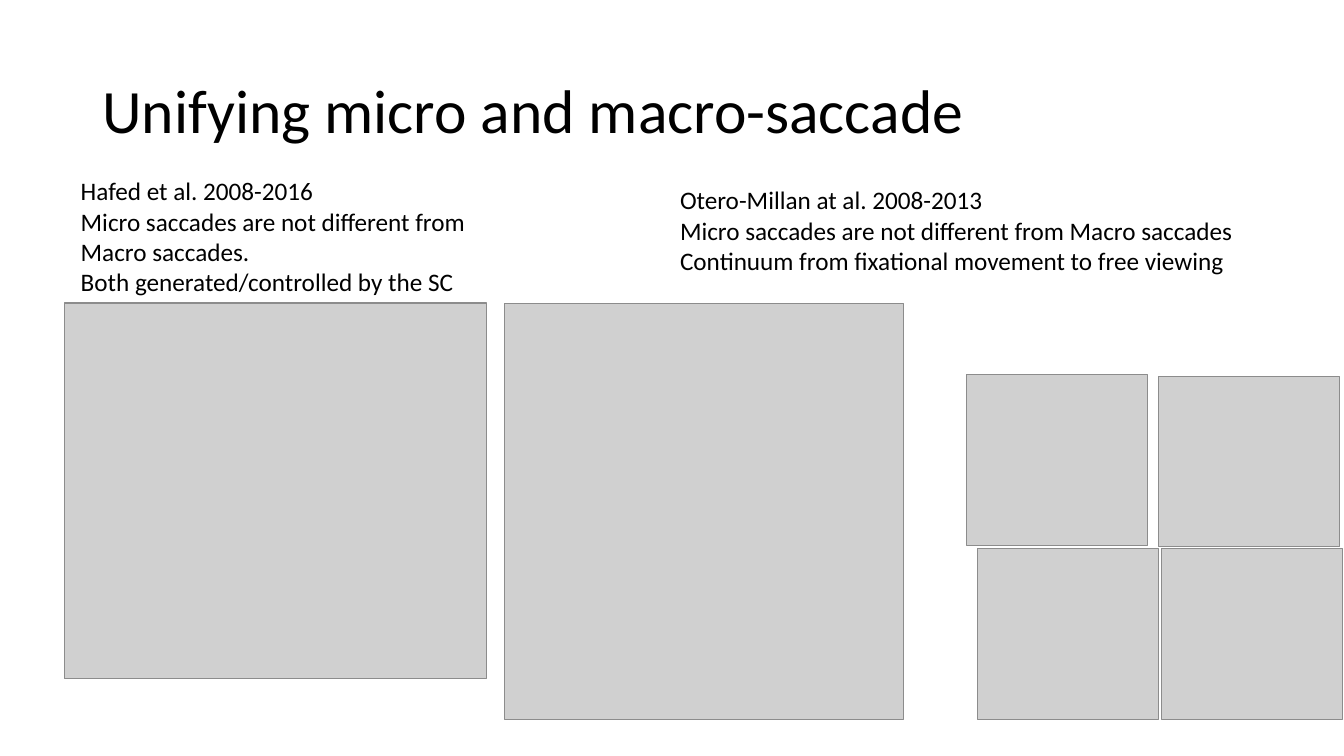
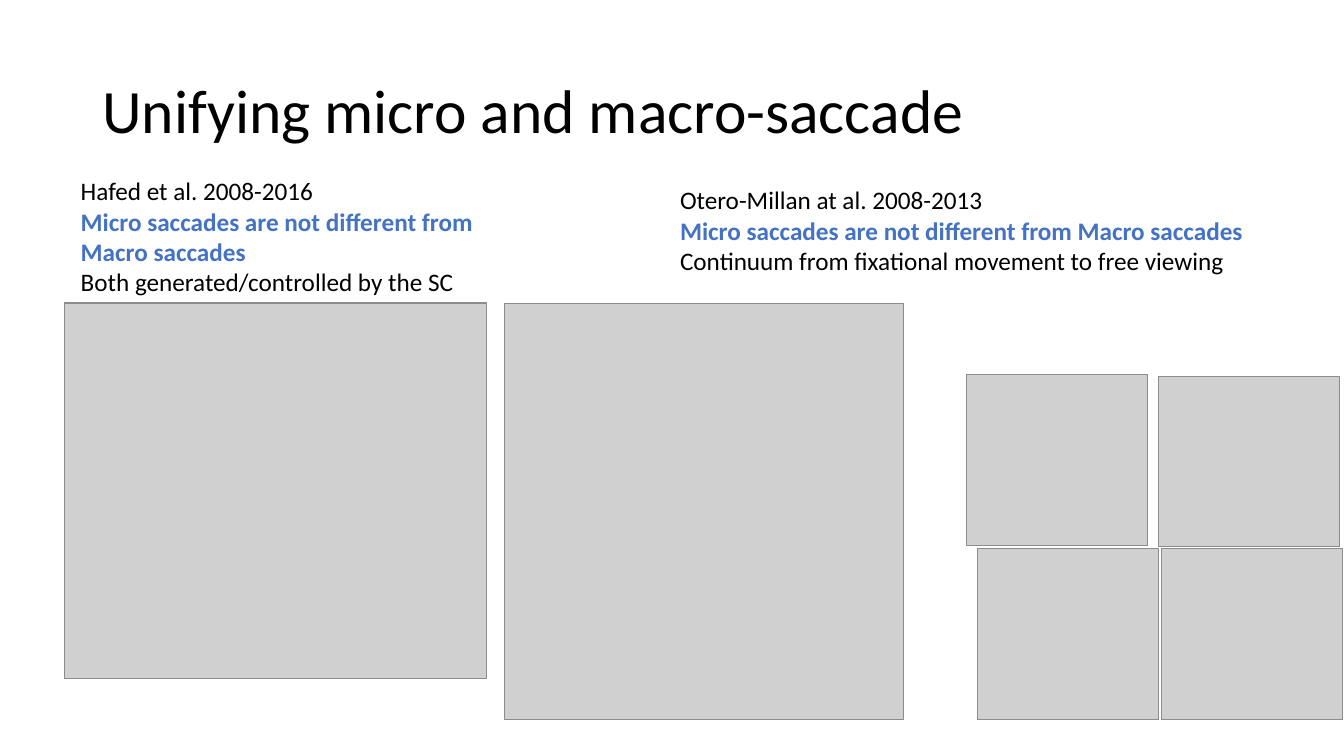
Before and after one commit to Nodragem/Modelling---DINASAUR2.0, a slide deck: slide 13 of notes/Presentation Feb2017/StochasticThreshold.pptx. Drawn at 1344x756 pixels with LibreOffice and Linux fonts; fonts in the diff are those of the drawing; grey boxes stand for pictures. Boxes give left, top, right and bottom in pixels: in the first picture for what was removed or moved away, otherwise in the second. Text is boxed around its words. In the diff, an @@ line names an element or a change of style, - is before the commit and + after.

```diff
--- a/notes/Presentation Feb2017/StochasticThreshold.pptx
+++ b/notes/Presentation Feb2017/StochasticThreshold.pptx
@@ text at box(81, 213, 473, 261): text changed; text colour #000000 to #4472C4; bold on @@
-Micro saccades are not different from Macro saccades.
+Micro saccades are not different from Macro saccades
@@ text at box(680, 222, 1242, 240): text colour #000000 to #4472C4, bold on in "Micro saccades are not different from Macro ..." @@
```
Also in this commit, not shown: 9 other slides changed, 2 slides added, 50 other files.
